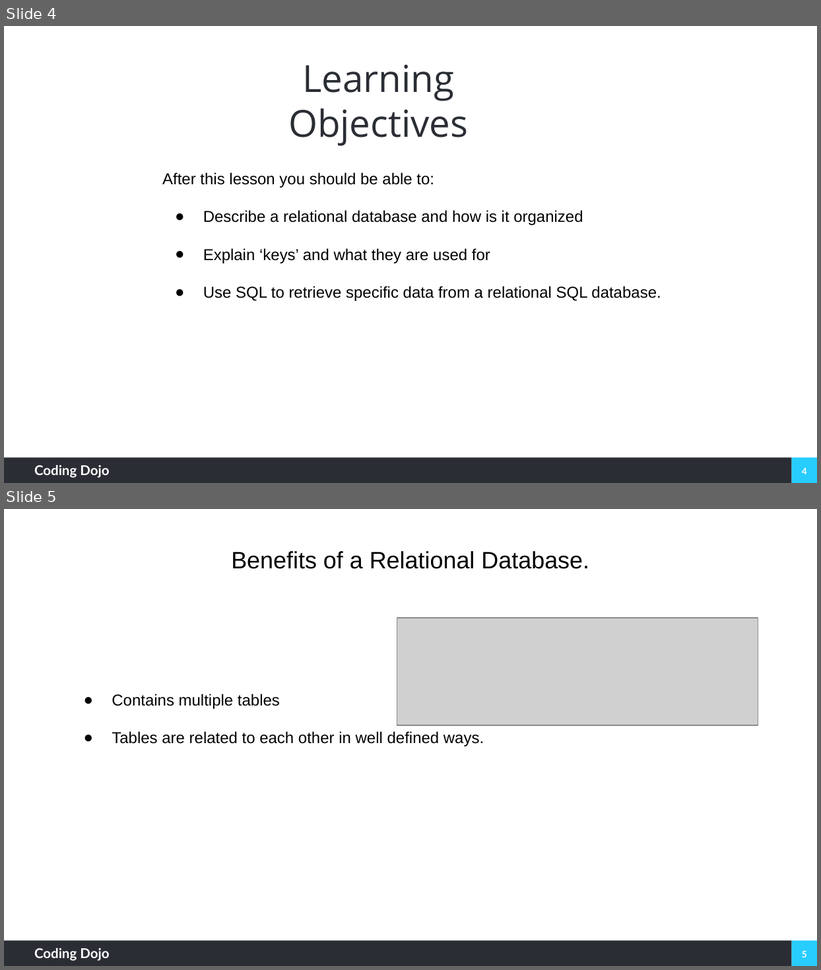
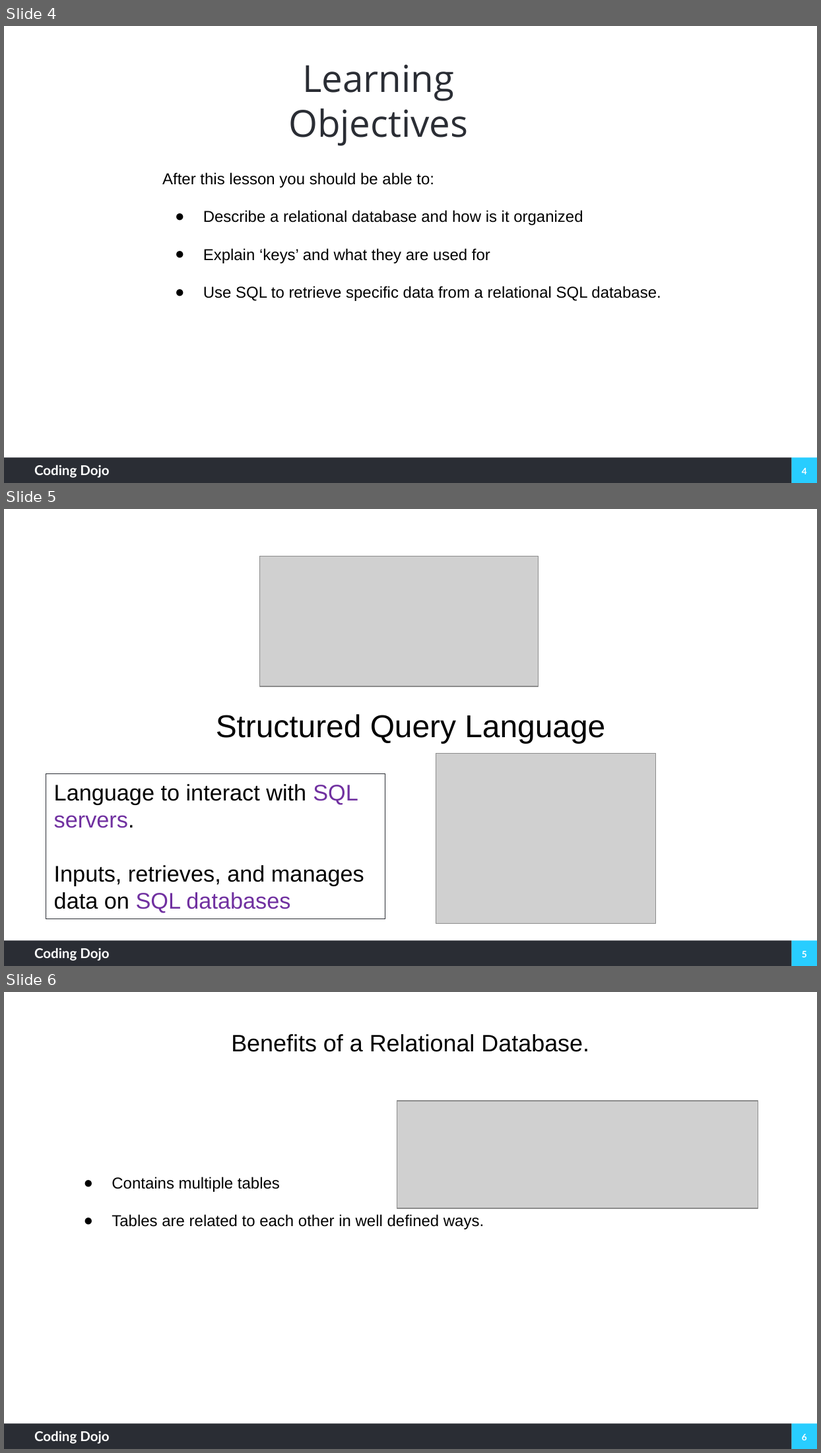
Before and after one commit to coding-dojo-data-science/week-12-lecture-1-SQL, a slide deck: SQL Basics.pptx. Shown one above the other, each under a label of ours: slides 4 and 5 before the commit, slides 4, 5 and 6 after it. The pictures are 821x970 and 821x1453 pixels, drawn with LibreOffice and Linux fonts; fonts in the diff are those of the drawing; grey boxes stand for pictures; background and template pictures are left out. Boxes give left, top, right and bottom in pixels: in the first picture for what was removed or moved away, otherwise in the second. Text is boxed around its words. In the diff, an @@ line names an element or a change of style, - is before the commit and + after.

```diff
--- a/SQL Basics.pptx
+++ b/SQL Basics.pptx
@@ slide 5 added at <box>4,509,817,966</box>, background #FFFFFF; not listed: 4 template elements that a slide beside it also shows @@
@@ picture added at <box>260,556,539,687</box> @@
@@ text added at <box>216,714,605,743</box>, 28 pt, text #000000 @@
+Structured Query Language
@@ picture added at <box>436,754,655,925</box> @@
@@ rectangle added at <box>46,774,385,919</box>, outline #2A2D34 0.75 pt, 20 pt, text #000000 @@
+Language to interact with SQL servers.
+Inputs, retrieves, and manages data on SQL databases
@@ what was slide 5 is now slide 6 @@
@@ page number at <box>802,1434,807,1441</box>: text changed @@
-5
+6
```
Also in this commit, not shown: 4 slides changed, 2 other slides added, 1 slide removed, 2 other files.
